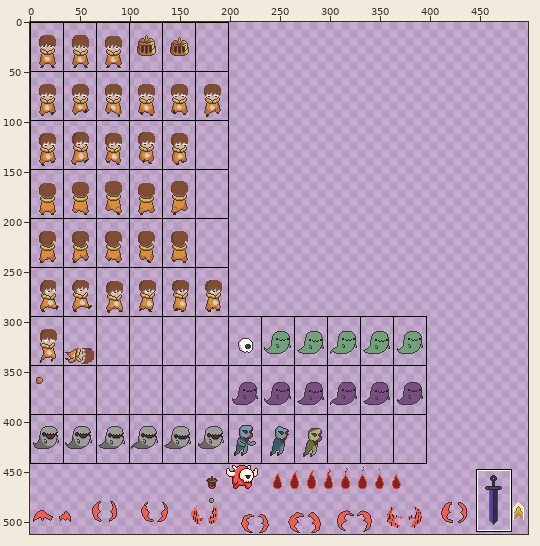
Sprite sheet, stored at Assets/Sprites/Player/Player_Sprites.png. Above: a wide view before the commit, with the close-up outlined.
Close-up. Before the edit:
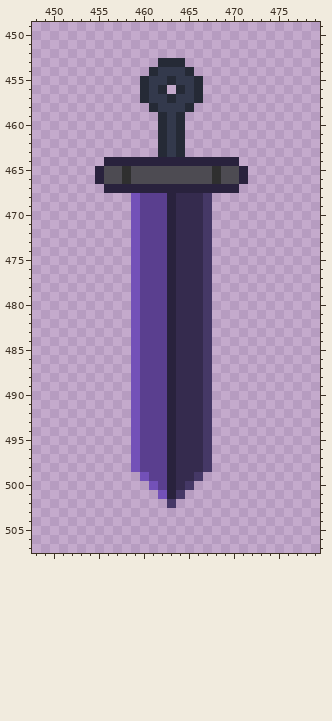
The file is 512x512 pixels. Pixels under 10% opacity are left out. Colours within 5 levels of each other are drawn and written as one. Shown: x 448..479, y 449..507. The wide view leaves out empty margins.
The result:
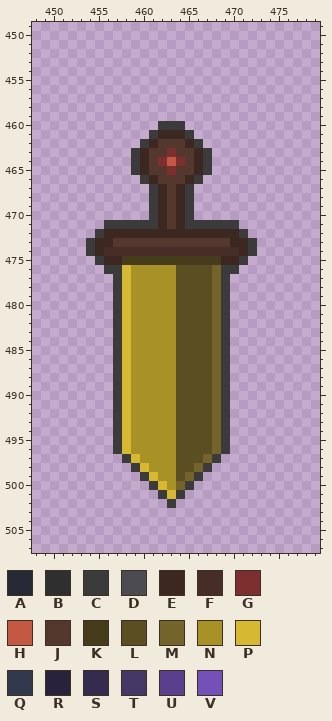
Palette (. is transparent): A #252a36  B #2f2f2f  C #3b3b3b  D #4d4b52  E #3c2721  F #472d27  G #7d2e2e  H #c35943  J #55382d  K #463c1b  L #5a4e22  M #74632b  N #a89228  P #d6b833  Q #33394c  R #29223d  S #352b4e  T #453866  U #5a3f8f  V #7351b8
What changed:
y 453: x 462..464 AAA -> ...
y 454: x 461..465 AQQQA -> .....
y 455: x 460..466 AQQAQQA -> .......
y 456: x 460..462 AQA -> ...; x 464..466 AQA -> ...
y 457: x 460..466 AQQAQQA -> .......
y 458: x 461..465 AQQQA -> .....
y 459: x 462..464 AQA -> ...
y 460: x 462..464 AQA -> CCC
y 461: x 461..465 .AQA. -> CEEEC
y 462: x 460..466 ..AQA.. -> CEJJJEC
y 463: x 459..467 ...AQA... -> CEJJGJJEC
y 464: x 456..470 RRRRRRRRRRRRRRR -> ...CEJGHGJEC...
y 465: x 455..471 RDDBDDDDDDDDDBDDR -> ....CEJJGJJEC....
y 466: x 455..471 RDDBDDDDDDDDDBDDR -> .....CEJJJEC.....
y 467: x 456..470 RRRRRRRRRRRRRRR -> .....CEJEC.....
y 468..470: x 459..467 VUUURSSST -> ..CEJEC..
y 471: x 456..470 ...VUUURSSST... -> CCCCCCEJECCCCCC
y 472: x 455..471 ....VUUURSSST.... -> CEEEEEEEEEEEEEEEC
y 473: x 454..472 .....VUUURSSST..... -> CEEJJJJJJJJJJJJJEEC
y 474: x 454..472 .....VUUURSSST..... -> CEFFFFFFFFFFFFFFFEC
y 475: x 455..471 ....VUUURSSST.... -> CEEKKKKKKKKKKKEEC
y 476: x 456..470 ...VUUURSSST... -> CCPNNNNNLLLLMCC
y 477..496: x 457..469 ..VUUURSSST.. -> CPNNNNNLLLLMC
y 497: x 458..468 .VUUURSSST. -> CPNNNNLLLMC
y 498: x 459..467 VUUURSSST -> CPNNNLLMC
y 499: x 460..466 VUURSST -> CPNNLMC
y 500: x 461..465 VURST -> CPNMC
y 501: x 462..464 VRT -> CPC
y 502: x 463 T -> C
